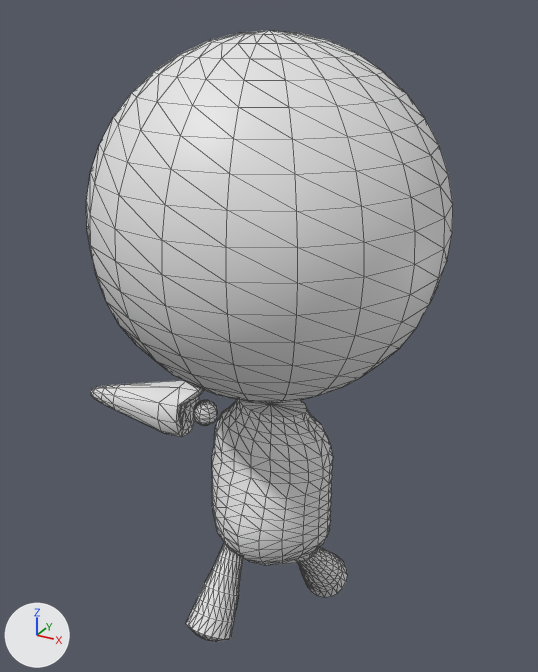
The OBJ model res/models/planetHead/exp_26.obj: old version first, new version second.
Camera for both pictures: a camera (50 mm lens) standing at (3.38, -6.17, 8.29) and looking at (-0.14, 0.23, 5.09). The axes (+X, +Y, +Z) are drawn at lower left. The lights are the same throughout. Mesh edges are drawn as thin lines. Where no turn or scale is listed for an object, it has been applied to the vertices.

The first picture shows 'exp_26'.
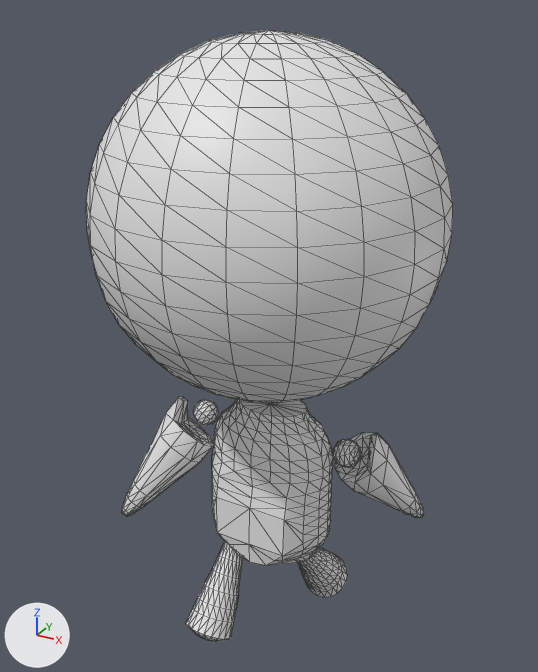
What differs and where, as boxes [x1, y1, x2, y2] in the pictures (538 x 672 px; the box of a moved part takes in the faces that stretch with it):
part 1 of me_exp_26, moved or reshaped
    before: [90, 380, 204, 437]
    after: [122, 397, 214, 516]
part 2 of me_exp_26, added
    after: [333, 439, 361, 467]
part 3 of me_exp_26, added
    after: [335, 432, 424, 518]
part 4 of me_exp_26, moved or reshaped
    before: [193, 400, 304, 565]
    after: [194, 400, 304, 565]

The change in detail:
me_exp_26 is used by ob_exp_26; location (0.0, 0.0, 0.0).
me_exp_26 had 1316 vertices, 2608 faces and spanned x -2.41..1.72, y -1.74..1.7, z 1.51..8.12.
me_exp_26 now has 1438 vertices, 2844 faces and spans x -1.72..1.72, y -1.74..1.7, z 1.51..8.12.
me_exp_26 part 1: the loose piece of 90 vertices spanning x -2.41..-0.92, y -0.29..0.37, z 3.69..4.34 is multiplied about its middle by the matrix ((0.468, -0.176, -0.866), (0.352, 0.936, 0.0), (0.811, -0.305, 0.5)), then moved by (0.45, -0.35, -0.55).
me_exp_26 part 2: the loose piece of 58 vertices spanning x -1.05..-0.76, y -0.05..0.24, z 3.86..4.16 is copied, and the copy is multiplied about its middle by the matrix ((-0.468, 0.176, 0.866), (-0.352, -0.936, 0.0), (0.811, -0.305, 0.5)), then moved by (1.77, -0.01, 0.01); it spans x 0.72..1.02, y -0.06..0.23, z 3.87..4.16.
me_exp_26 part 3: the loose piece of 90 vertices spanning x -2.41..-0.92, y -0.29..0.37, z 3.69..4.34 is copied, and the copy is multiplied about its middle by the matrix ((-0.468, 0.176, 0.866), (-0.352, -0.936, 0.0), (0.811, -0.305, 0.5)), then moved by (2.86, 0.44, -0.55); it spans x 0.66..1.54, y 0.01..0.95, z 2.89..4.24.
Part 4, on me_exp_26:
92 vertices are removed from x -1.05..0.41, y -0.7..0.51, z 2.7..4.16.
210 faces are deleted.
13 vertices in x -0.23..0.21, y 0.51..0.54, z 3.01..3.49 move by (0.0, 0.0, -0.23).
1 vertex moves within x -0.93, y 0.23, z 3.95.
66 vertices are added at x -1.04..0.29, y -0.46..0.51, z 2.73..4.16.
158 new faces join them.
